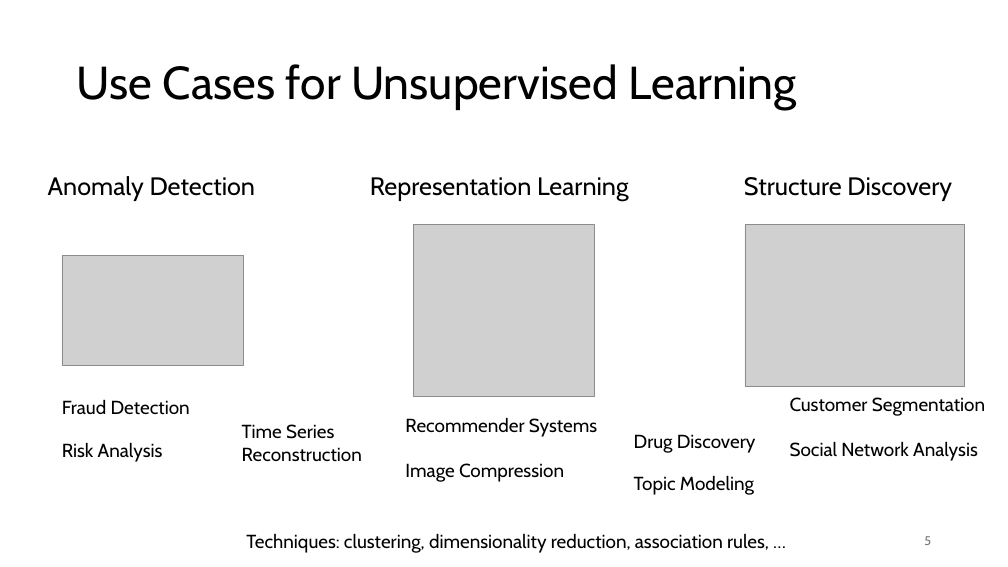
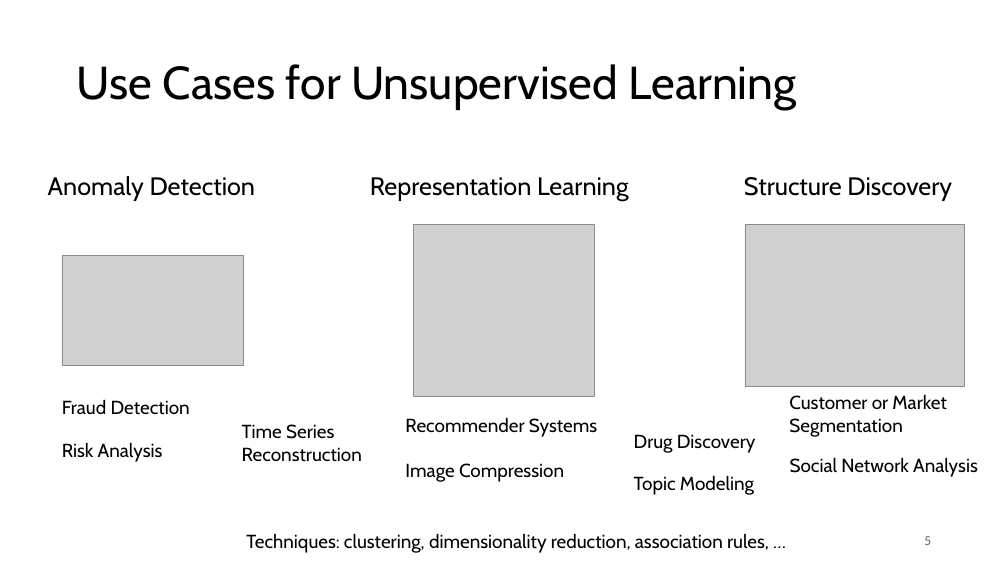
Before and after one commit to FelixWick/data_science, a slide deck: slide 5 of slides/2_clustering.pptx. Drawn at 1008x567 pixels with LibreOffice and Linux fonts; fonts in the diff are those of the drawing; grey boxes stand for pictures. Boxes give left, top, right and bottom in pixels: in the first picture for what was removed or moved away, otherwise in the second. Text is boxed around its words. In the diff, an @@ line names an element or a change of style, - is before the commit and + after.

```diff
--- a/slides/2_clustering.pptx
+++ b/slides/2_clustering.pptx
@@ text at [789, 394, 946, 437]: text changed @@
-Customer Segmentation
+Customer or Market Segmentation
@@ text "Social Network Analysis": place and size @@
-text "Social Network Analysis" at [790, 441, 978, 461]
+text "Social Network Analysis" at [790, 457, 978, 477]
```
Also in this commit, not shown: 3 other slides changed, 2 slides added, 2 other files.
